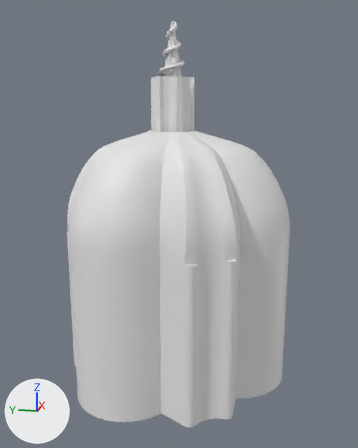
What one commit did to the glTF model models/grammar/grammar_31.glb.
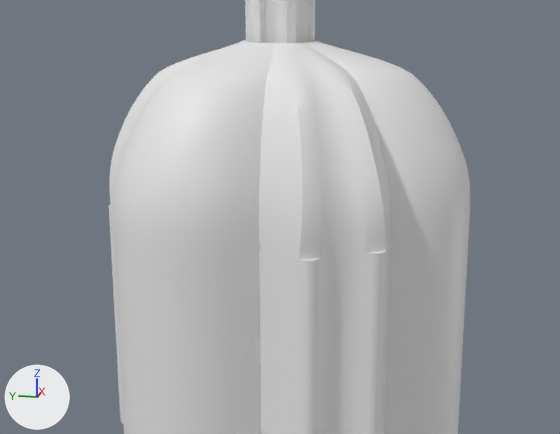
There are two pictures of each version: one whole from a camera (50 mm lens) standing at (-5.45, -1.11, 3.17) and looking at (-0.04, -0.03, 1.81), one close up on the part from 0% to 96% of the width and 24% to 83% of the height. The lights are fixed; the arrows at lower left show +X, +Y and +Z. The last two pictures show the newer version.

In view in the first close-up: 'lantern_0', 'lantern_col', 'vault_0', 'walls'.
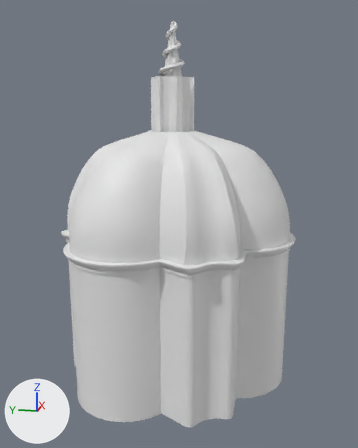
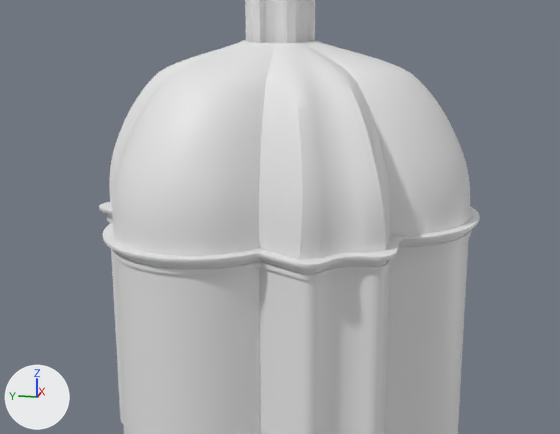
Where the change shows, as pixel boxes (x1, y1, x2, y2) in the close-ups (560 x 434 px):
'cornice_out', added
    after: (99, 202, 480, 280)

Patch to the scene script:
```diff
--- a/models/grammar/grammar_31.glb.py
+++ b/models/grammar/grammar_31.glb.py
@@ me_cornice_out @@
+me_cornice_out.from_pydata(...)  # 2880 vertices, 5760 faces; spans x -1.28..1.28, y -1.33..1.33, z 1.59..1.7
@@ ob_cornice_out @@
+ob_cornice_out = bpy.data.objects.new('cornice_out', me_cornice_out)
+ob_cornice_out.location = (0.0, 0.0, 0.0)
```
